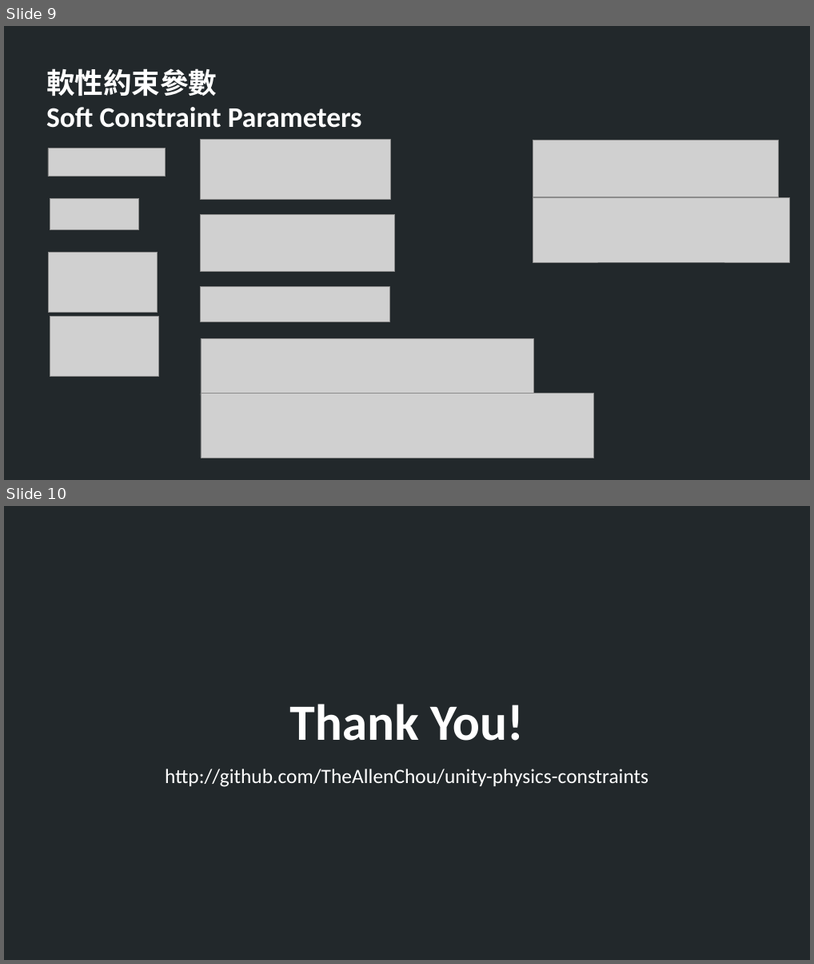
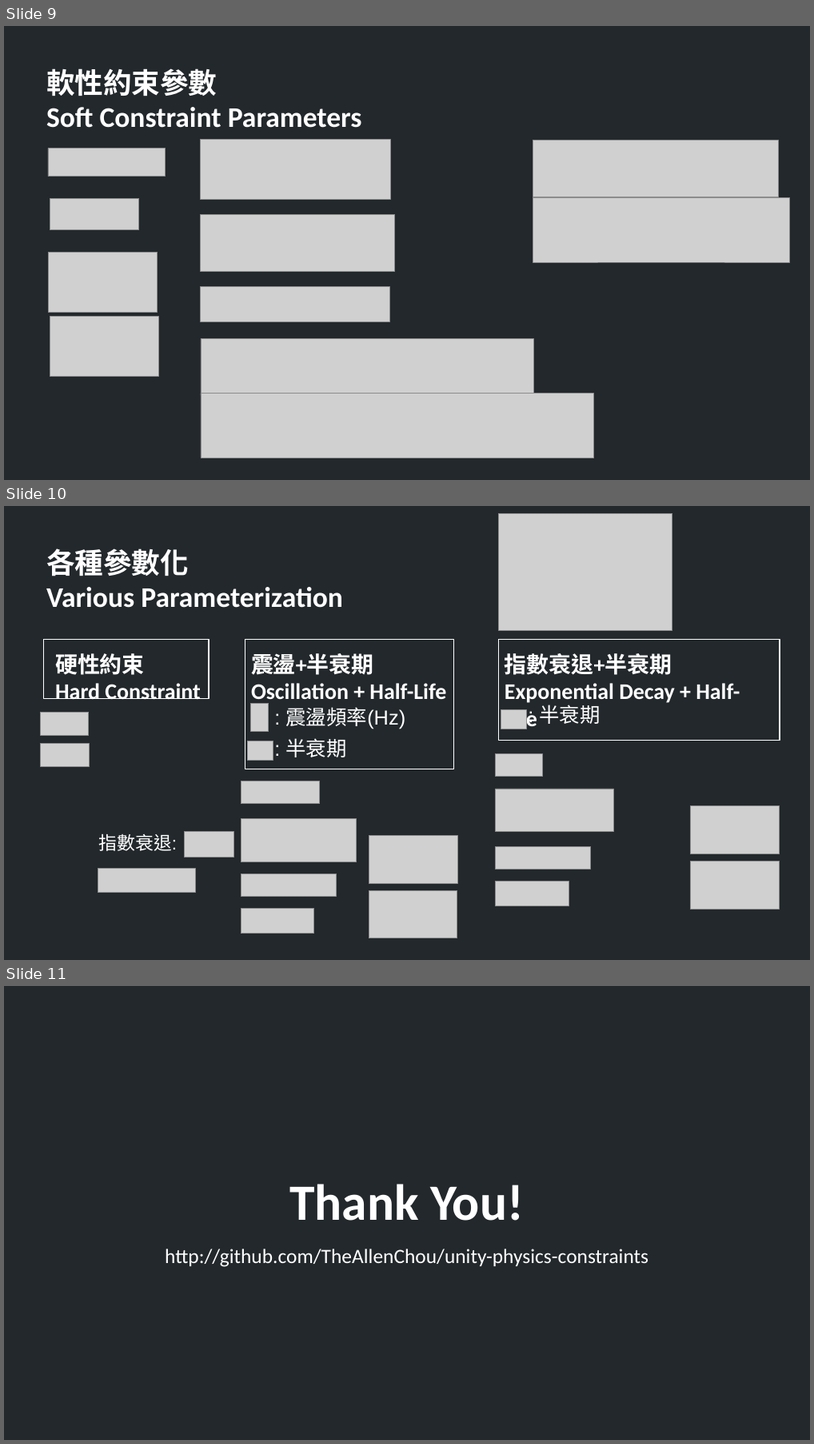
Before and after one commit to TheAllenChou/unity-physics-constraints, a slide deck: slides/03-soft-constraints-mandarin.odp. Shown one above the other, each under a label of ours: slides 9 and 10 before the commit, slides 9, 10 and 11 after it. The pictures are 814x964 and 814x1444 pixels, drawn with LibreOffice and Linux fonts; fonts in the diff are those of the drawing; grey boxes stand for pictures. Boxes give left, top, right and bottom in pixels: in the first picture for what was removed or moved away, otherwise in the second. Text is boxed around its words. In the diff, an @@ line names an element or a change of style, - is before the commit and + after.

Commit message:
Slides.

```diff
--- a/slides/03-soft-constraints-mandarin.odp
+++ b/slides/03-soft-constraints-mandarin.odp
@@ slide 10 added at (x1=4, y1=506, x2=810, y2=960), background #22282B @@
@@ picture added at (x1=498, y1=513, x2=673, y2=630) @@
@@ text added at (x1=46, y1=548, x2=343, y2=608), 28 pt, text #FFFFFF, bold @@
+各種參數化
+Various Parameterization
@@ rectangle added at (x1=43, y1=639, x2=209, y2=699), outline #FFFFFF 0.99 pt @@
@@ rectangle added at (x1=246, y1=639, x2=454, y2=768), outline #FFFFFF 0.99 pt @@
@@ rectangle added at (x1=498, y1=639, x2=780, y2=740), outline #FFFFFF 0.99 pt @@
@@ text added at (x1=55, y1=653, x2=200, y2=699), 22 pt, text #FFFFFF, bold @@
+硬性約束
+Hard Constraint
@@ text added at (x1=251, y1=653, x2=446, y2=704), 22 pt, text #FFFFFF, bold @@
+震盪+半衰期
+Oscillation + Half-Life
@@ text added at (x1=505, y1=653, x2=740, y2=732), 22 pt, text #FFFFFF, bold @@
+指數衰退+半衰期
+Exponential Decay + Half-Life
@@ picture added at (x1=41, y1=712, x2=89, y2=735) @@
@@ picture added at (x1=250, y1=703, x2=269, y2=731) @@
@@ text added at (x1=286, y1=707, x2=406, y2=729), 20 pt, text #FFFFFF @@
+: 震盪頻率(Hz)
@@ picture added at (x1=502, y1=709, x2=526, y2=729) @@
@@ text added at (x1=540, y1=704, x2=601, y2=724), 20 pt, text #FFFFFF @@
+: 半衰期
@@ picture added at (x1=41, y1=743, x2=89, y2=767) @@
@@ picture added at (x1=248, y1=740, x2=273, y2=760) @@
@@ text added at (x1=286, y1=738, x2=346, y2=757), 20 pt, text #FFFFFF @@
+: 半衰期
@@ picture added at (x1=496, y1=754, x2=542, y2=776) @@
@@ picture added at (x1=241, y1=781, x2=320, y2=804) @@
@@ picture added at (x1=496, y1=788, x2=614, y2=832) @@
@@ picture added at (x1=691, y1=806, x2=780, y2=853) @@
@@ text added at (x1=98, y1=833, x2=177, y2=851), 18 pt, text #FFFFFF @@
+指數衰退:
@@ picture added at (x1=184, y1=832, x2=234, y2=857) @@
@@ picture added at (x1=241, y1=819, x2=357, y2=862) @@
@@ picture added at (x1=369, y1=836, x2=458, y2=883) @@
@@ picture added at (x1=496, y1=846, x2=591, y2=869) @@
@@ picture added at (x1=691, y1=861, x2=780, y2=908) @@
@@ picture added at (x1=98, y1=868, x2=195, y2=892) @@
@@ picture added at (x1=241, y1=873, x2=336, y2=896) @@
@@ picture added at (x1=496, y1=880, x2=569, y2=906) @@
@@ picture added at (x1=241, y1=908, x2=314, y2=933) @@
@@ picture added at (x1=369, y1=890, x2=458, y2=938) @@
@@ what was slide 10 is now slide 11 @@
```
